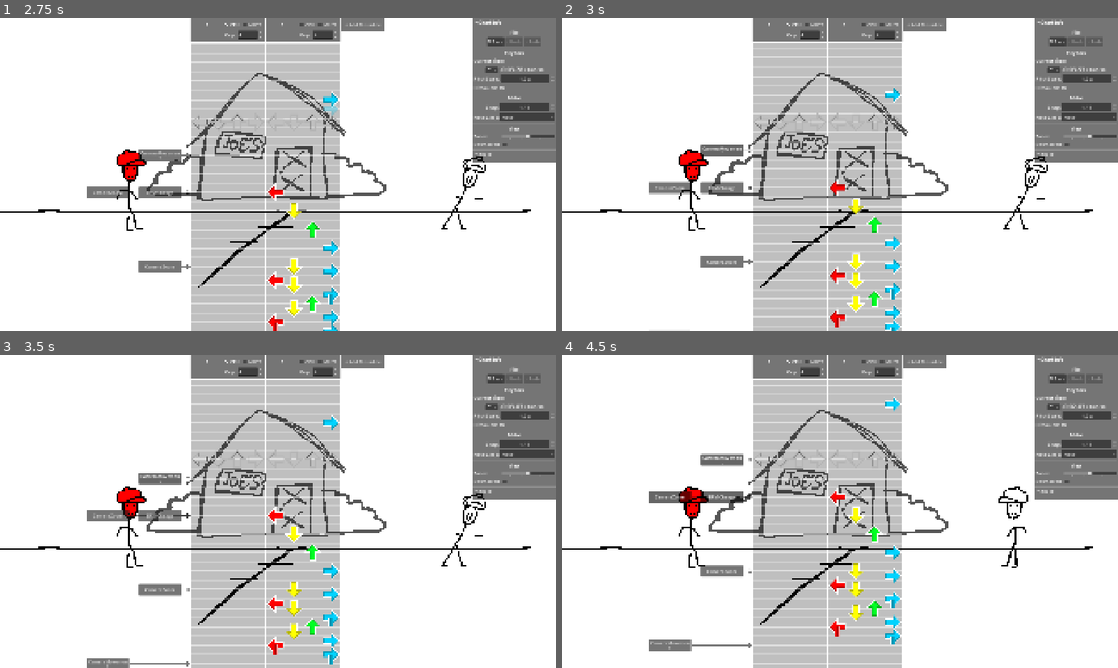
Above: before the commit, frames 1-4 (two rows, left to right).
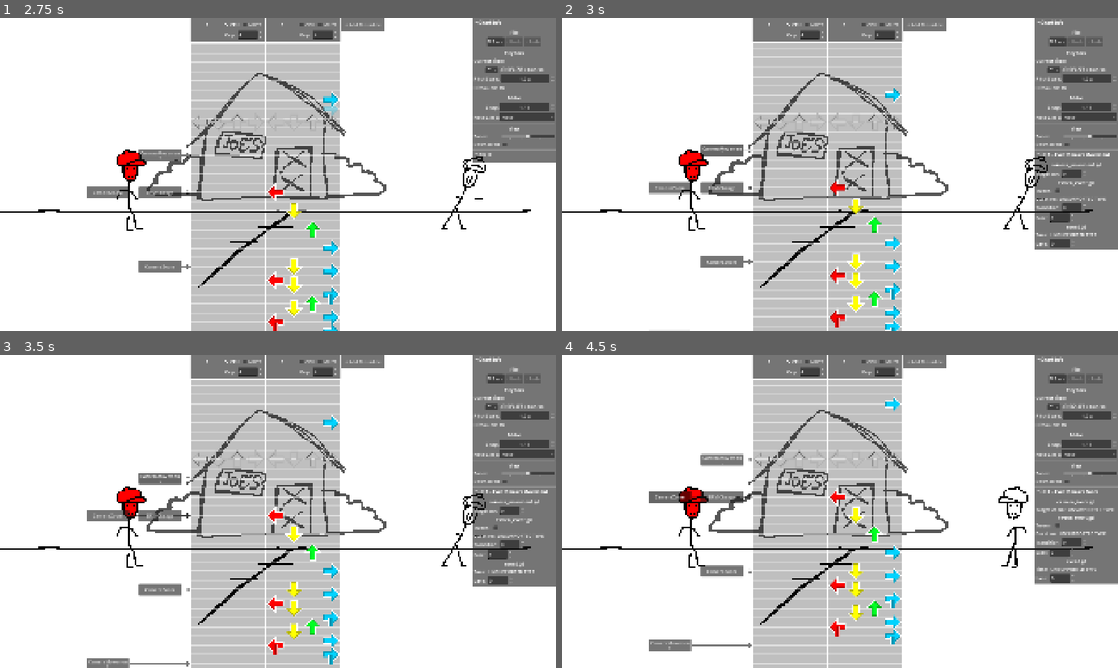
Above: after the commit, the same moments.

Repository: B3GD/b3gd
Game: Godot game, scene res://menus/freeplay/freeplay.tscn
Same seed, same stepped clock (60 frames per second), same inputs: the game is played once before the commit and once after it. Sound files missing from this copy of the repository are replaced by a short silence.
Inputs (mouse positions are in pixels of both pictures, inside the frame that each line leads up to):
- Up to frame 1 (2.75 s): tap Enter at 0.5, 2 s; move the mouse to (400, 158) at 0.52 s; hold Up (editor_time_up) 0.53-1.28 s; click (400, 158) at 0.67 s; tap Space (editor_pause) at 1.25 s; move the mouse to (166, 190) at 1.27 s; hold Down (editor_time_down) 1.28-2.03 s; click (166, 190) at 1.42 s; move the mouse to (333, 105) at 2.02 s; hold Up (editor_time_up) from 2.03 s (still down); click (333, 105) at 2.17 s
- Up to frame 2 (3 s): release Up (editor_time_up) at 2.75 s; click "CameraMovement" at 2.75 s
- Up to frame 3 (3.5 s): no input
- Up to frame 4 (4.5 s): click "BPMChange" at 3.5 s; click "CameraZoom" at 4.25 s

Frame 1 is identical in both runs. In frame 2, 4.2% of the frame differs, in the area x 85-100%, y 43-74%; in frame 3, 4.2%; in frame 4, 4.1%.

Commit message:
starting to get event editing in

Diff:
--- /dev/null
+++ b/b3gd/chart_editor/event_editing/event_panel.gd
@@ -0,0 +1,89 @@
+extends PanelContainer
+
+@export var header_label_settings: LabelSettings
+@export var property_label_settings: LabelSettings
+
+@onready var chart_source = get_tree().get_first_node_in_group("ChartSource")
+@onready var field_container = %EditorEventFieldContainer
+
+
+var event_id = -1
+
+func _process(delta: float) -> void:
+	var new_event_id = %EditorEventContainer.event_selected
+	if new_event_id == -1:
+		event_id = new_event_id
+		return
+	if new_event_id != event_id:
+		event_id = new_event_id
+		update_event_info()
+
+func update_event_info():
+	var event = chart_source.chart.events[event_id]
+	var event_name = event.get_script().get_global_name()
+	var label = "id: " + str(event_id) + " - " + event_name
+	%EditorEventHeader.text = label
+	get_property_list()
+
+	var export_properties = []
+
+	var current_script_source = ""
+	for property in event.get_property_list():
+		if property.type == 0 and property.name.ends_with(".gd"):
+			current_script_source = property.name
+			export_properties.append({
+				"is_category": true,
+				"name": property.name
+			})
+			continue
+		if current_script_source == "" or property.name.contains("/"):
+			continue
+		if !(property.usage & PROPERTY_USAGE_EDITOR): # Limit to export variables
+			continue
+
+		export_properties.append({
+			"is_category": false,
+			"name": property.name,
+			"type": property.type,
+			"hint": property.hint,
+			"usage": property.usage
+		})
+
+	for child in field_container.get_children():
+		field_container.remove_child(child)
+
+	for property in export_properties:
+		var name_label = Label.new()
+		name_label.text = property.name
+
+		if property.is_category:
+			name_label.label_settings = header_label_settings
+			name_label.horizontal_alignment = HORIZONTAL_ALIGNMENT_CENTER
+			field_container.add_child(name_label)
+			continue
+		name_label.text = name_label.text.capitalize() + ": "
+		name_label.label_settings = property_label_settings
+
+		var hbox = HBoxContainer.new()
+		field_container.add_child(hbox)
+		hbox.add_child(name_label)
+
+		match property.hint:
+			PROPERTY_HINT_NONE:
+				print(" --hint: no")
+			PROPERTY_HINT_RANGE:
+				print(" --hint: range")
+			PROPERTY_HINT_ENUM:
+				print(" --hint: enum")
+
+		match property.type:
+			TYPE_BOOL:
+				var check_box = CheckBox.new()
+				hbox.add_child(check_box)
+			TYPE_INT:
+				var spin_box = SpinBox.new()
+				hbox.add_child(spin_box)
+			_:
+				var warn_label = Label.new()
+				warn_label.text = "UNSUPPORTED TYPE"
+				hbox.add_child(warn_label)
--- a/b3gd/chart_editor/event_editing/event_view_arranger.gd
+++ b/b3gd/chart_editor/event_editing/event_view_arranger.gd
@@ -20,10 +20,16 @@
 	var previous_selected = event_selected
 	event_selected = -1
 
+	var unselect_previous = false
+
 	for i in get_children().size():
 		var event_box = get_children()[i]
 		if event_box.get_node("Button").button_pressed:
 			event_selected = i
+			if i != previous_selected:
+				unselect_previous = true
+	if unselect_previous:
+		get_children()[previous_selected].get_node("Button").button_pressed = false
 
 func update_events():
 	for child in get_children():
@@ -45,6 +51,7 @@
 
 func _process(_delta):
 	update_event_positions()
+	get_selection()
 
 func update_event_positions():
 	if get_children().size() == 0:
--- a/b3gd/chart_editor/note_editing/strum_line_input.gd
+++ b/b3gd/chart_editor/note_editing/strum_line_input.gd
@@ -60,13 +60,9 @@
 		scroll_mult *= -1.0
 
 	var line_y = mouse_time - song_audio_player.song_progress_seconds
-	line_y *= scroll_mult
-	line_y += (get_parent().transform_y / 64.0)
-	line_y -= 0.5
-	draw_note(
-		Vector2(mouse_column, line_y),
-		Vector2i(mouse_column, 1)
-	)
+	line_y = (line_y * scroll_mult) + (get_parent().transform_y / 64.0) - 0.5
+	draw_note(Vector2(mouse_column, line_y), Vector2i(mouse_column, 1))
+
 	if !creating_note:
 		return
 
@@ -77,13 +73,21 @@
 	draw_note(
 		Vector2(mouse_column, line_y + 0.5),
 		Vector2i(mouse_column, 2),
-		line_y - line_end
+		line_end - line_y
 	)
 
 func draw_note(pos: Vector2, idx: Vector2i, height: float = 1.0):
-	draw_texture_rect_region(
-		get_parent().notes_texture,
-		Rect2(pos.x * 64, pos.y * 64, 64, height * 64),
-		Rect2(idx.x * 64, idx.y * 64, 64, 64),
-		Color(Color.WHITE, 0.3)
-	)
+	if height < 0:
+		draw_texture_rect_region(
+			get_parent().notes_texture,
+			Rect2(Vector2(pos.x, pos.y + height) * 64, Vector2(1, height) * 64),
+			Rect2(idx * 64, Vector2.ONE * 64),
+			Color(Color.WHITE, 0.3)
+		)
+	else:
+		draw_texture_rect_region(
+			get_parent().notes_texture,
+			Rect2(pos * 64, Vector2(1, height) * 64),
+			Rect2(idx * 64, Vector2.ONE * 64),
+			Color(Color.WHITE, 0.3)
+		)
--- a/b3gd/chart_player/chart_player.tscn
+++ b/b3gd/chart_player/chart_player.tscn
@@ -32,6 +32,7 @@
 [ext_resource type="Texture2D" uid="uid://7i5p3off2gwj" path="res://b3gd/chart_editor/chart_info/beats.png" id="22_asiwl"]
 [ext_resource type="Texture2D" uid="uid://c6mup4esllr8p" path="res://b3gd/chart_editor/chart_info/redo.png" id="22_f3pcj"]
 [ext_resource type="Texture2D" uid="uid://c0jlf16tl8ke7" path="res://b3gd/chart_editor/chart_info/event.png" id="25_vvqha"]
+[ext_resource type="Script" uid="uid://bhvkv73cux2u0" path="res://b3gd/chart_editor/event_editing/event_panel.gd" id="31_dyjyi"]
 [ext_resource type="Texture2D" uid="uid://cnjiglqj2tbq5" path="res://b3gd/im mad.png" id="31_jbl5p"]
 
 [sub_resource type="AudioStreamSynchronized" id="AudioStreamSynchronized_asiwl"]
@@ -69,6 +70,14 @@
 font = SubResource("FontVariation_yao2k")
 font_size = 22
 
+[sub_resource type="FontVariation" id="FontVariation_dyjyi"]
+variation_embolden = 0.5
+
+[sub_resource type="LabelSettings" id="LabelSettings_xr37n"]
+font = SubResource("FontVariation_dyjyi")
+
+[sub_resource type="LabelSettings" id="LabelSettings_cle1c"]
+
 [sub_resource type="CanvasItemMaterial" id="CanvasItemMaterial_aqojd"]
 
 [node name="ChartPlayer" type="Node" unique_id=192656738 groups=["ChartSource"]]
@@ -184,7 +193,8 @@
 theme_override_constants/separation = 0
 alignment = 1
 
-[node name="EventContainer" type="Control" parent="ChartEditor/EditorUI/UIContainer/WorkAreaScroll/Container" unique_id=1423378740]
+[node name="EditorEventContainer" type="Control" parent="ChartEditor/EditorUI/UIContainer/WorkAreaScroll/Container" unique_id=1423378740]
+unique_name_in_owner = true
 custom_minimum_size = Vector2(300, 0)
 layout_mode = 2
 script = ExtResource("12_jng4k")
@@ -453,6 +463,9 @@
 
 [node name="EventPanel" type="PanelContainer" parent="ChartEditor/EditorUI/UIContainer/FieldScroll/Container" unique_id=1179675671]
 layout_mode = 2
+script = ExtResource("31_dyjyi")
+header_label_settings = SubResource("LabelSettings_xr37n")
+property_label_settings = SubResource("LabelSettings_cle1c")
 
 [node name="Margin" type="MarginContainer" parent="ChartEditor/EditorUI/UIContainer/FieldScroll/Container/EventPanel" unique_id=39165862]
 layout_mode = 2
@@ -473,7 +486,8 @@
 texture = ExtResource("25_vvqha")
 stretch_mode = 3
 
-[node name="Label" type="Label" parent="ChartEditor/EditorUI/UIContainer/FieldScroll/Container/EventPanel/Margin/EventContainer/Header" unique_id=65623636]
+[node name="EditorEventHeader" type="Label" parent="ChartEditor/EditorUI/UIContainer/FieldScroll/Container/EventPanel/Margin/EventContainer/Header" unique_id=65623636]
+unique_name_in_owner = true
 layout_mode = 2
 text = "Event"
 label_settings = SubResource("LabelSettings_asiwl")
@@ -481,7 +495,8 @@
 [node name="HeaderSeperator" type="HSeparator" parent="ChartEditor/EditorUI/UIContainer/FieldScroll/Container/EventPanel/Margin/EventContainer" unique_id=180528880]
 layout_mode = 2
 
-[node name="FieldContainer" type="VBoxContainer" parent="ChartEditor/EditorUI/UIContainer/FieldScroll/Container/EventPanel/Margin/EventContainer" unique_id=1638781186]
+[node name="EditorEventFieldContainer" type="VBoxContainer" parent="ChartEditor/EditorUI/UIContainer/FieldScroll/Container/EventPanel/Margin/EventContainer" unique_id=1638781186]
+unique_name_in_owner = true
 layout_mode = 2
 
 [node name="Images" type="Control" parent="ChartEditor/EditorUI" unique_id=1748260361]
--- a/b3gd/chart_player/note_renderers/control_renderer.gd
+++ b/b3gd/chart_player/note_renderers/control_renderer.gd
@@ -6,7 +6,6 @@
 @onready var song_audio_player := get_tree().get_first_node_in_group("SongAudioPlayer")
 @onready var note_manager := get_tree().get_first_node_in_group("NoteManager")
 @onready var chart_source := get_tree().get_first_node_in_group("ChartSource")
-
 @onready var scroll_zoom = get_parent().get_parent().get_node("%EditorScrollZoom")
 @onready var downscroll_toggle = get_parent().get_parent().get_node("%EditorDownscroll")
 
@@ -31,14 +30,9 @@
 	queue_redraw()
 
 func _draw() -> void:
-	custom_minimum_size.x = (64 * note_manager.strum_lines[strum_line_idx].receptors.size())
-	#var fill_scale = size.x / custom_minimum_size.x
+	custom_minimum_size.x = 64 * note_manager.strum_lines[strum_line_idx].receptors.size()
 	draw_rect(Rect2(Vector2.ZERO, size), Color(0.0, 0.0, 0.0, 0.25))
-	draw_set_transform(
-		Vector2(0, transform_y),
-		0.0,
-		Vector2.ONE
-	)
+	draw_set_transform(Vector2(0, transform_y), 0.0, Vector2.ONE)
 	draw_receptors()
 
 func draw_receptors():
@@ -47,36 +41,36 @@
 	if downscroll:
 		scroll_mult *= -1.0
 
-	var current_beat = song_audio_player.song_progress_beats
-
 	var grid_range = 128
-	@warning_ignore("integer_division") # I want these to round. so if you give a weird range its ok
-	var grid_start_time = round(current_beat) - (grid_range / 2)
-	@warning_ignore("integer_division") # I want these to round. so if you give a weird range its ok
-	var grid_end_time = round(current_beat) + (grid_range / 2)
-	var current_grid_time = grid_start_time
+	var current_beat_rounded = round(song_audio_player.song_progress_beats)
+	@warning_ignore("integer_division") # I want these to round. its ok
+	var grid_range_center = grid_range / 2
+	var grid_end_time = current_beat_rounded + grid_range_center
+	var current_grid_time = current_beat_rounded - grid_range_center
 	while current_grid_time < grid_end_time:
 		var line_y = song_audio_player.get_seconds_from_beat(current_grid_time) - current_time
 		line_y *= scroll_mult * 64
 
-		var mod_version = fmod(current_grid_time + 1000.0, 2.0)
-		var alpha = lerp(0.5, 0.25, mod_version)
+		var alpha = lerp(0.5, 0.25, fmod(current_grid_time + 1000.0, 2.0))
 
 		draw_line(
 			Vector2(0, line_y),
 			Vector2(custom_minimum_size.x, line_y),
-			Color(1.0, 1.0, 1.0, alpha)
+			Color(Color.WHITE, alpha)
 		)
 		current_grid_time += 1
 
 	for receptor_id in range(note_manager.strum_lines[strum_line_idx].receptors.size()):
 		draw_note(Vector2(receptor_id, -0.5), Vector2i(receptor_id, 0))
+
 		for note in note_manager.strum_lines[strum_line_idx].receptors[receptor_id].notes:
 			var note_y = (note.time - current_time) * scroll_mult
 			draw_note(Vector2(receptor_id, note_y - 0.5), Vector2i(receptor_id, 1))
+
 			if is_zero_approx(note.length):
 				continue
 			var note_length = note.length * scroll_mult
+
 			if note_length > 0:
 				draw_note(Vector2(receptor_id, note_y), Vector2i(receptor_id, 2), note_length)
 			else:
@@ -85,6 +79,6 @@
 func draw_note(pos: Vector2, idx: Vector2i, height: float = 1.0):
 	draw_texture_rect_region(
 		notes_texture,
-		Rect2(pos.x * 64, pos.y * 64, 64, height * 64),
-		Rect2(idx.x * 64, idx.y * 64, 64, 64),
+		Rect2(pos * 64, Vector2(1, height) * 64),
+		Rect2(idx * 64, Vector2.ONE * 64),
 	)
--- a/project.godot
+++ b/project.godot
@@ -87,7 +87,7 @@
 "events": [Object(InputEventKey,"resource_local_to_scene":false,"resource_name":"","device":-1,"window_id":0,"alt_press …(191 unchanged characters)…
 ]
 }
-editor_detailed={
+editor_detail={
 "deadzone": 0.2,
 "events": [Object(InputEventKey,"resource_local_to_scene":false,"resource_name":"","device":-1,"window_id":0,"alt_press …(195 unchanged characters)…
 ]
Not shown, added: b3gd/chart_editor/event_editing/event_panel.gd.uid
